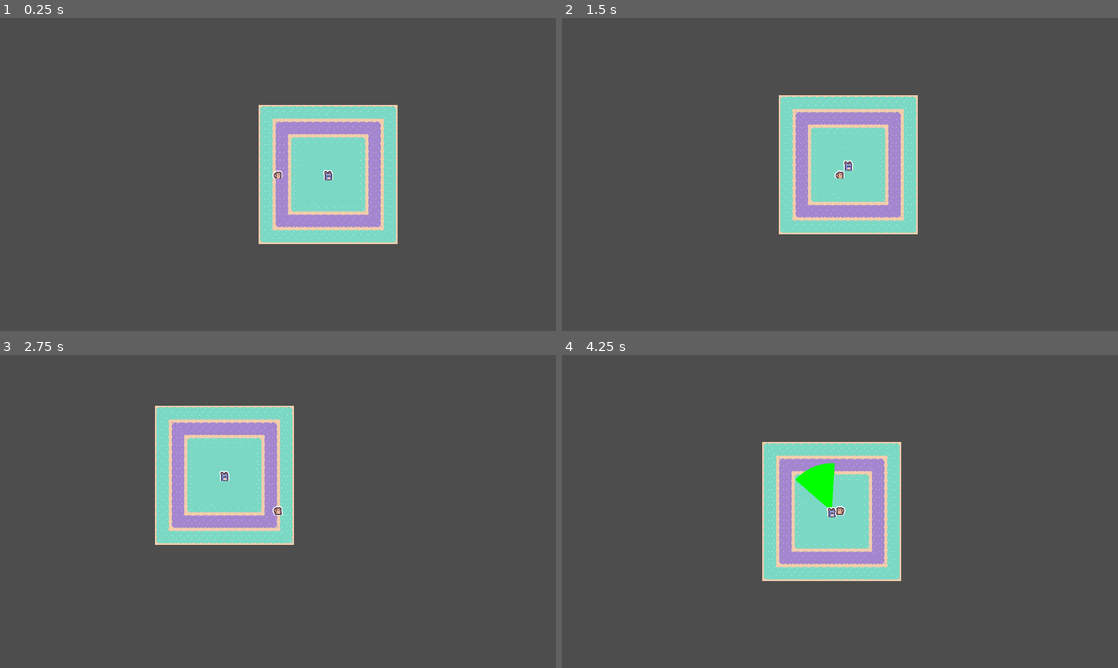
Above: before the commit, frames 1-4 (two rows, left to right).
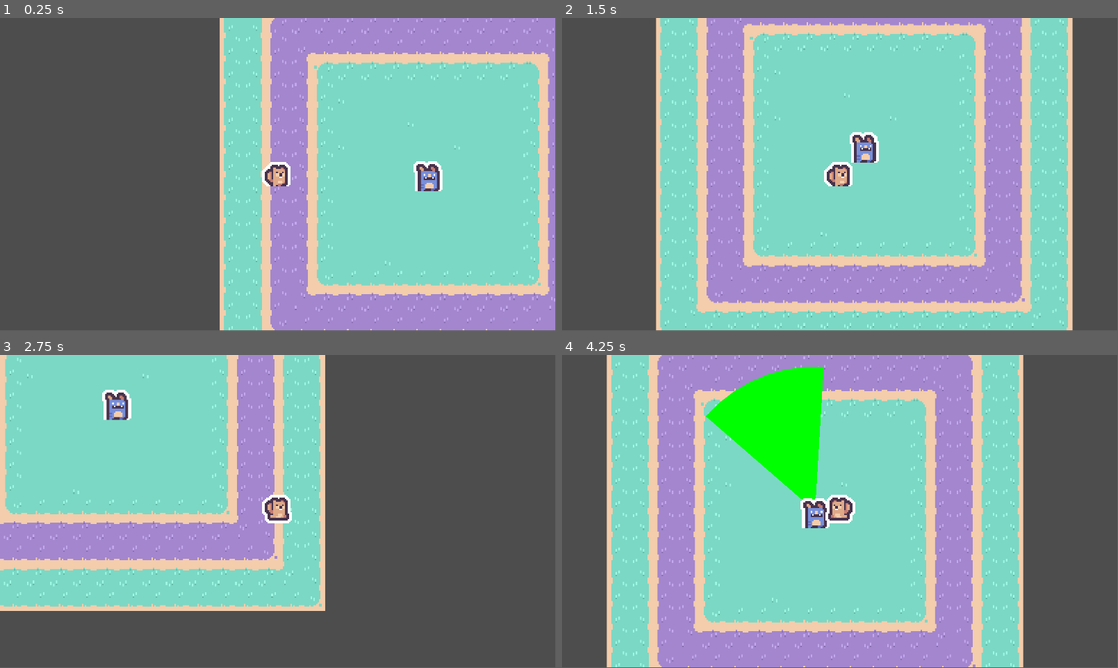
Above: after the commit, the same moments.

Repository: Sosenteam/groundhog-stealth
Game: Godot game, scene res://world.tscn
Two runs of this game, one before a commit and one after it. Both use one fixed random seed, a clock stepped at 60 frames per second and the inputs below.
Inputs:
- Up to frame 1 (0.25 s): no input
- Up to frame 2 (1.5 s): tap Enter at 0.5 s; hold D (move_right) 0.53-1.28 s; hold Space (move_dash) 0.53-1.28 s; hold S (move_down) from 1.28 s (still down); tap Space (move_dash) at 1.35 s
- Up to frame 3 (2.75 s): release S (move_down) at 2.03 s; hold D (move_right) from 2.03 s (still down); hold Space (move_dash) from 2.03 s (still down)
- Up to frame 4 (4.25 s): release D (move_right) at 2.78 s; release Space (move_dash) at 2.78 s; hold W (move_up) 2.78-3.53 s; tap Space (move_dash) at 2.85 s; hold A (move_left) from 3.53 s (still down); hold Space (move_dash) from 3.53 s (still down)
The window is 800x450 before the commit and 799x449 after it. Grey fills any space a smaller window leaves; there, only what the larger window draws over its background counts as a difference.

The runs differ from the first frame. In frame 1, 56% of the frame differs, in the area x 39-100%, y 0-100%; in frame 2, 69%; in frame 3, 43%; in frame 4, 70%, in the area x 8-83%, y 0-100%.

Commit message:
fixed render size, possibly broke detection meter sizing?

Diff:
--- a/project.godot
+++ b/project.godot
@@ -16,7 +16,7 @@
 
 [display]
 
-window/stretch/mode="viewport"
+window/stretch/scale=3.0
 
 [input]
 
